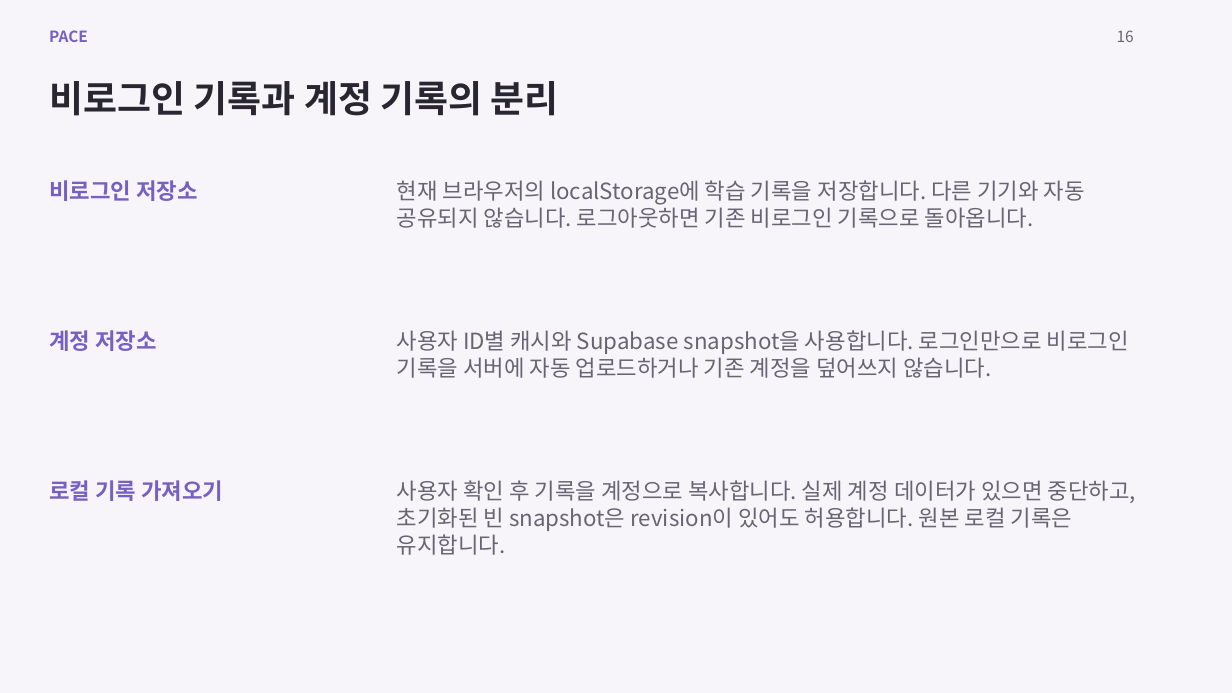
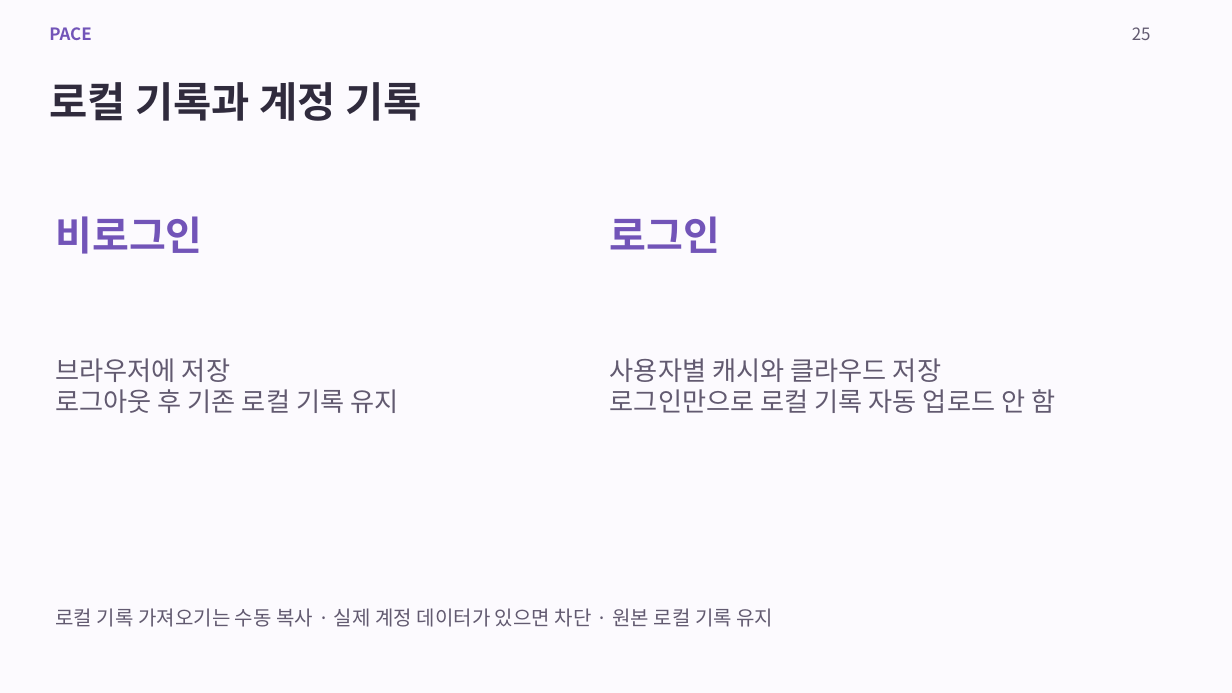
Before and after one commit to rykim1217/ALEPH, a slide deck: slide 25 of projects/PACE/presentation/PACE-project.pptx (slide 16 before the commit). Drawn at 1232x693 pixels with LibreOffice and Linux fonts; fonts in the diff are those of the drawing. Boxes give left, top, right and bottom in pixels: in the first picture for what was removed or moved away, otherwise in the second. Text is boxed around its words. In the diff, an @@ line names an element or a change of style, - is before the commit and + after.

Commit message:
docs(pace): enlarge submission screenshots and simplify slide copy

```diff
--- a/projects/PACE/presentation/PACE-project.pptx
+++ b/projects/PACE/presentation/PACE-project.pptx
@@ background #F7F5FA to #FCFAFE @@
@@ text "PACE" at (49, 27, 91, 40): size 15 to 16.5 pt, text colour #7560C3 to #7254B8 @@
@@ text added at (1132, 27, 1151, 40), 16.5 pt, text #625A70 @@
+25
@@ text removed at (1117, 30, 1134, 42) @@
-16
@@ text at (49, 82, 422, 121): text changed; size 36 to 40.5 pt; text colour #282631 to #302B3D @@
-비로그인 기록과 계정 기록의 분리
+로컬 기록과 계정 기록
@@ text removed at (397, 180, 1085, 228) @@
-현재 브라우저의 localStorage에 학습 기록을 저장합니다. 다른 기기와 자동 공유되지 않습니다. 로그아웃하면 기존 비로그인 기록으로 돌아옵니다.
@@ text at (55, 216, 202, 254): text changed; size 21.8 to 39 pt; text colour #7560C3 to #7254B8 @@
-비로그인 저장소
+비로그인
@@ text added at (610, 216, 720, 253), 39 pt, text #7254B8, bold @@
+로그인
@@ text removed at (49, 330, 157, 351) @@
-계정 저장소
@@ text added at (55, 358, 398, 413), 25.5 pt, text #625A70 @@
+브라우저에 저장
+로그아웃 후 기존 로컬 기록 유지
@@ text at (610, 358, 1055, 413): text changed; size 21.8 to 25.5 pt; text colour #696473 to #625A70 @@
-사용자 ID별 캐시와 Supabase snapshot을 사용합니다. 로그인만으로 비로그인 기록을 서버에 자동 업로드하거나 기존 계정을 덮어쓰지 않습니다.
+사용자별 캐시와 클라우드 저장
+로그인만으로 로컬 기록 자동 업로드 안 함
@@ text removed at (49, 480, 223, 501) @@
-로컬 기록 가져오기
@@ text removed at (397, 480, 1136, 555) @@
-사용자 확인 후 기록을 계정으로 복사합니다. 실제 계정 데이터가 있으면 중단하고, 초기화된 빈 snapshot은 revision이 있어도 허용합니다. 원본 로컬 기록은 유지합니다.
@@ text added at (55, 608, 774, 627), 19.5 pt, text #625A70 @@
+로컬 기록 가져오기는 수동 복사 · 실제 계정 데이터가 있으면 차단 · 원본 로컬 기록 유지
```
Also in this commit, not shown: 6 other slides changed, 24 slides added, 14 slides removed, 4 other files.
